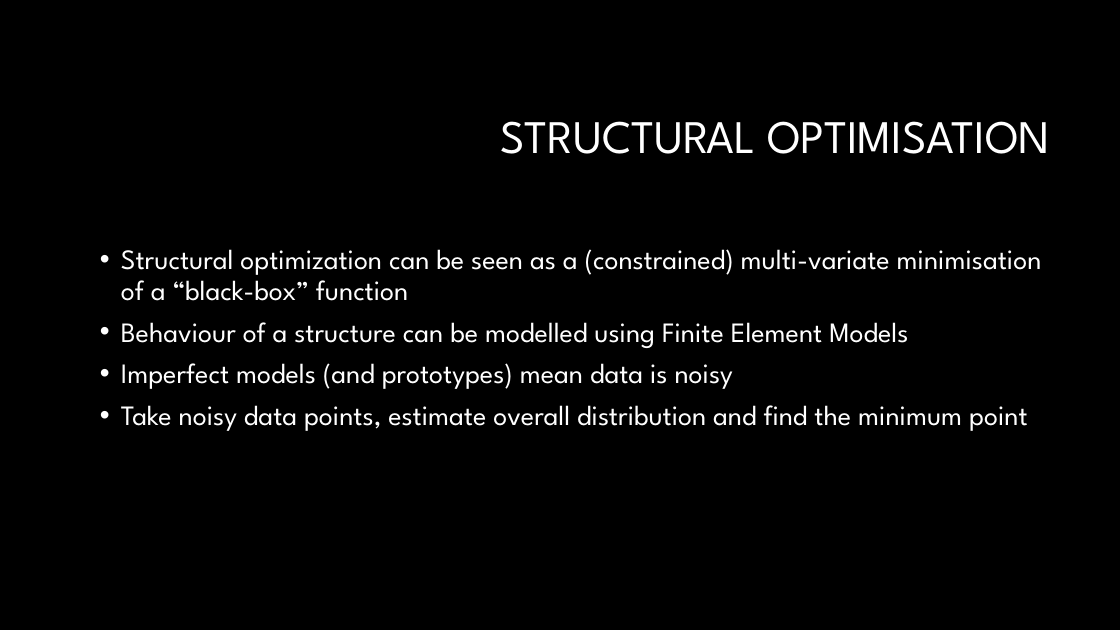
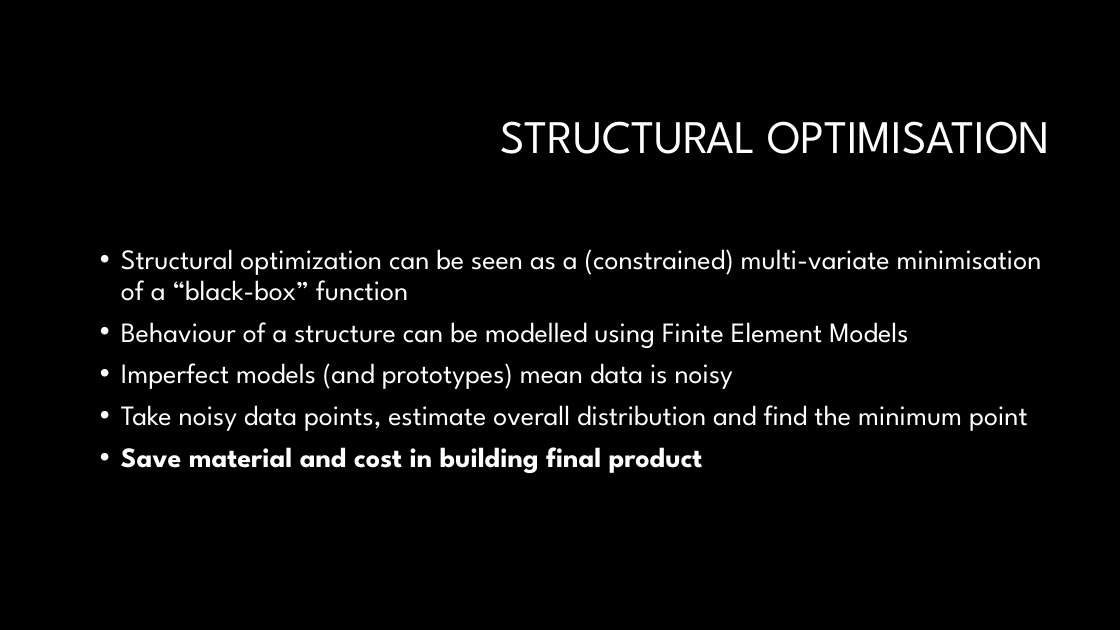
Before and after one commit to zxytan/IIB_Project, a slide deck: slide 2 of Michaelmas Presenation.pptx. Drawn at 1120x630 pixels with LibreOffice and Linux fonts; fonts in the diff are those of the drawing; background and template pictures are left out. Boxes give left, top, right and bottom in pixels: in the first picture for what was removed or moved away, otherwise in the second. Text is boxed around its words. In the diff, an @@ line names an element or a change of style, - is before the commit and + after.

```diff
--- a/Michaelmas Presenation.pptx
+++ b/Michaelmas Presenation.pptx
@@ text at (121,447,703,473): paragraph added @@
+• Save material and cost in building final product
```
Also in this commit, not shown: 4 other slides changed, 2 slides added, 3 other files.
